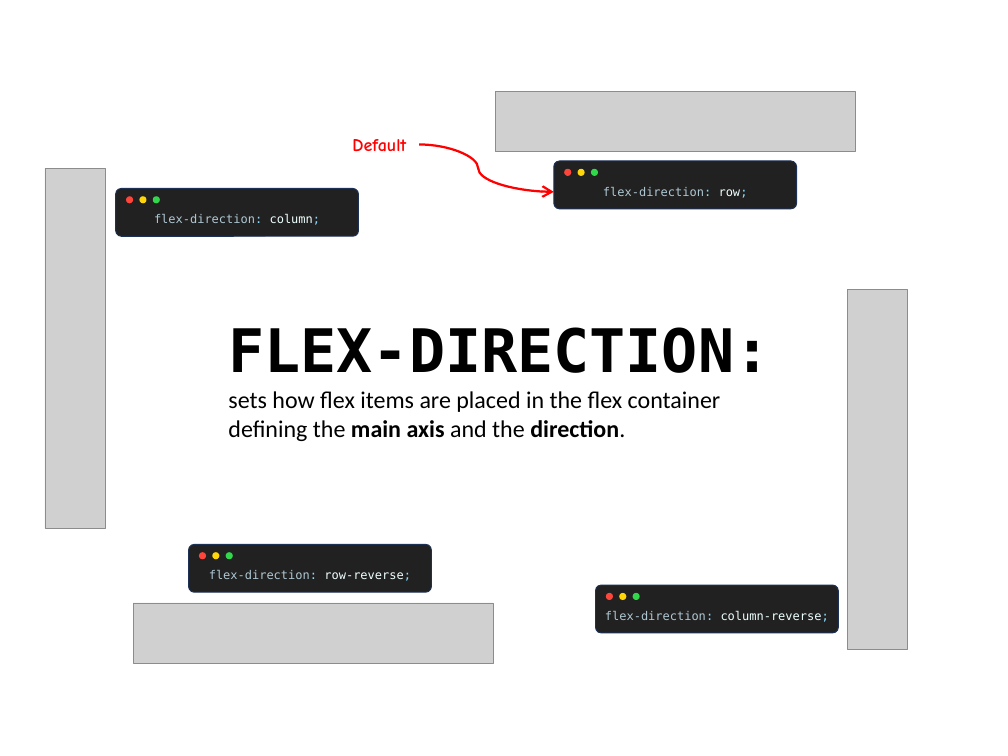
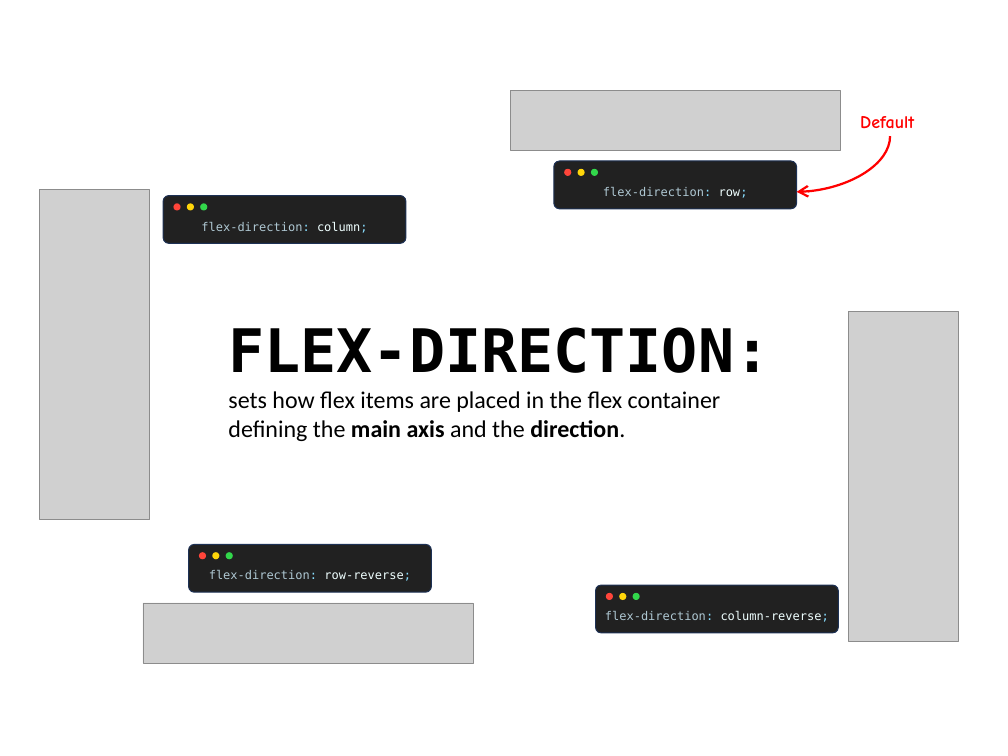
Before and after one commit to one0rb/one0rb, a slide deck: slide 4 of cheat-sheets/code-window.pptx. Drawn at 1008x756 pixels with LibreOffice and Linux fonts; fonts in the diff are those of the drawing; grey boxes stand for pictures. Boxes give left, top, right and bottom in pixels: in the first picture for what was removed or moved away, otherwise in the second. Text is boxed around its words. In the diff, an @@ line names an element or a change of style, - is before the commit and + after.

```diff
--- a/cheat-sheets/code-window.pptx
+++ b/cheat-sheets/code-window.pptx
@@ picture: place and size @@
-picture at bbox=[495, 92, 855, 152]
+picture at bbox=[510, 90, 840, 150]
@@ text "Default": place and size @@
-text "Default" at bbox=[352, 139, 406, 152]
+text "Default" at bbox=[860, 116, 914, 129]
@@ curved arrow moved from (419, 145) - (554, 192) to (890, 136) - (796, 192) @@
@@ picture: place and size @@
-picture at bbox=[45, 168, 104, 528]
+picture at bbox=[40, 189, 150, 519]
@@ 2 ellipses, 1 text, 1 rounded rectangle: place and size @@
-2 ellipses, 1 text, 1 rounded rectangle at bbox=[116, 189, 359, 236]
+2 ellipses, 1 text, 1 rounded rectangle at bbox=[163, 196, 406, 243]
@@ ellipse: place and size @@
-ellipse at bbox=[126, 197, 133, 204]
+ellipse at bbox=[174, 203, 181, 210]
@@ picture: place and size @@
-picture at bbox=[847, 289, 907, 649]
+picture at bbox=[848, 311, 958, 641]
@@ picture: place and size @@
-picture at bbox=[133, 603, 493, 662]
+picture at bbox=[143, 603, 473, 662]
```
Also in this commit, not shown: 5 other slides changed, 3 other files.
